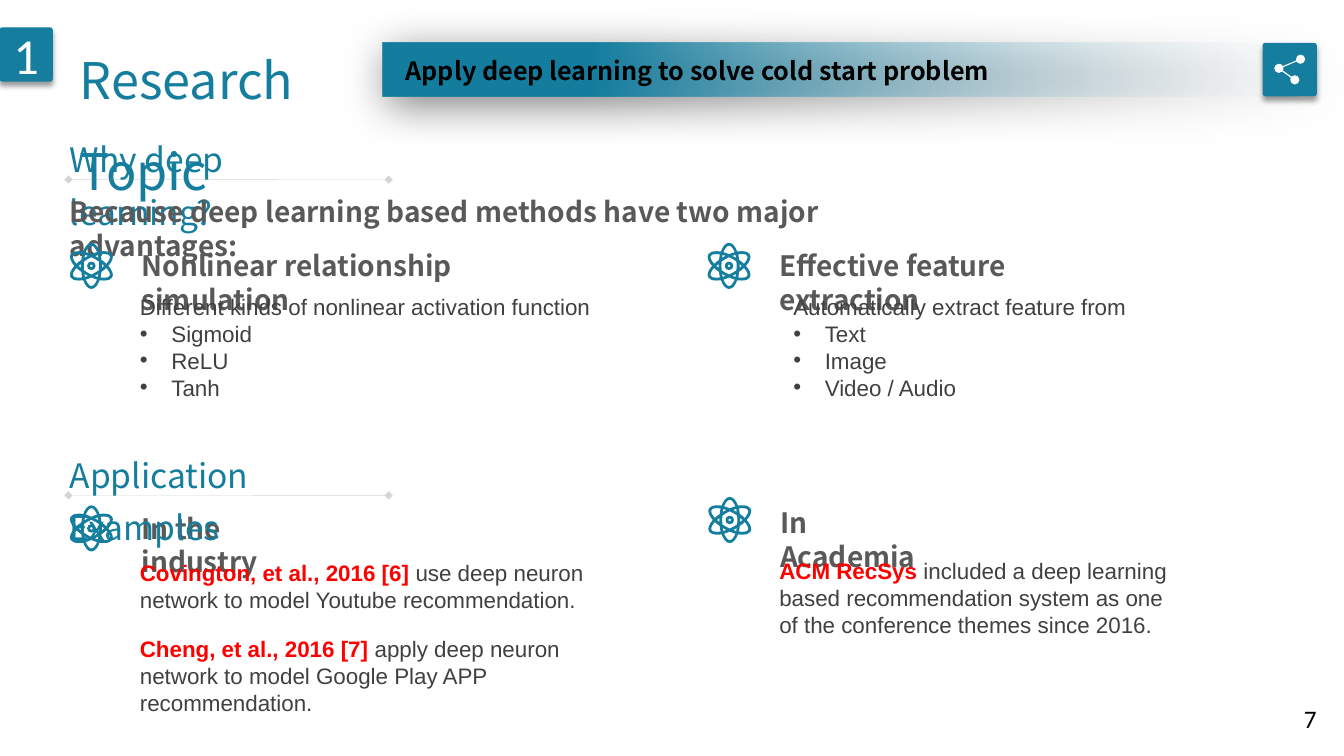
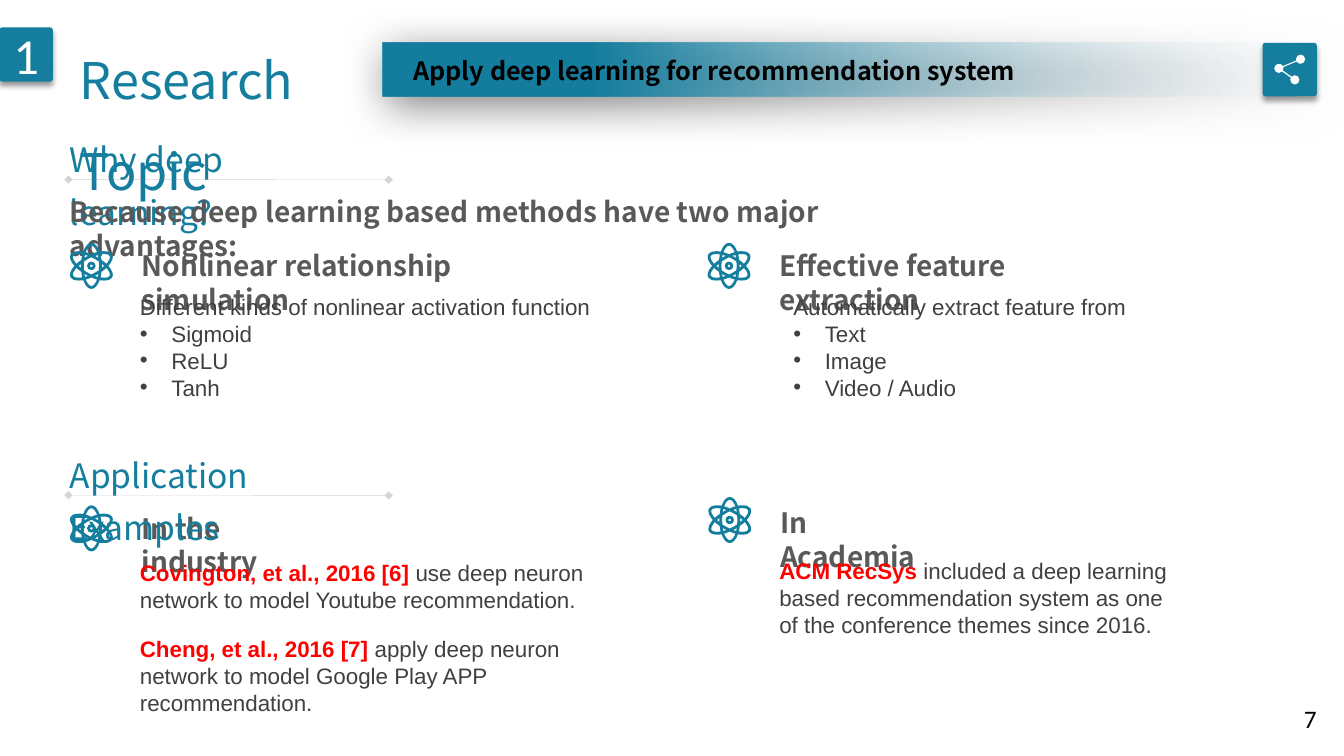
Before and after one commit to geminiwoo/oral-exam, a slide deck: slide 7 of 口試.pptx. Drawn at 1344x756 pixels with LibreOffice and Linux fonts; fonts in the diff are those of the drawing. Boxes give left, top, right and bottom in pixels: in the first picture for what was removed or moved away, otherwise in the second. Text is boxed around its words. In the diff, an @@ line names an element or a change of style, - is before the commit and + after.

```diff
--- a/口試.pptx
+++ b/口試.pptx
@@ text at <box>413,55,1015,87</box>: text changed @@
-Apply deep learning to solve cold start problem
+Apply deep learning for recommendation system
```
Also in this commit, not shown: 2 other slides changed, 2 other files.
